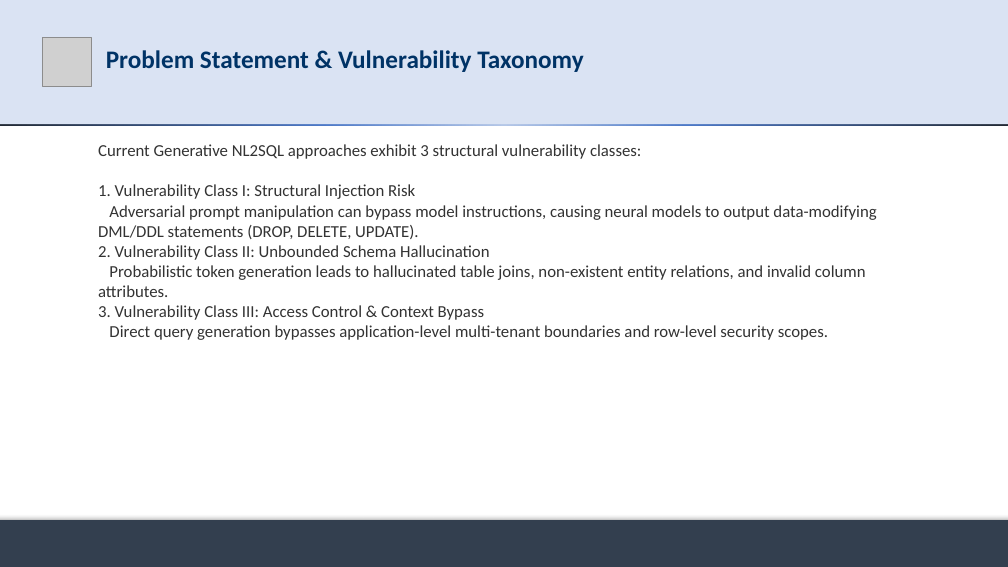
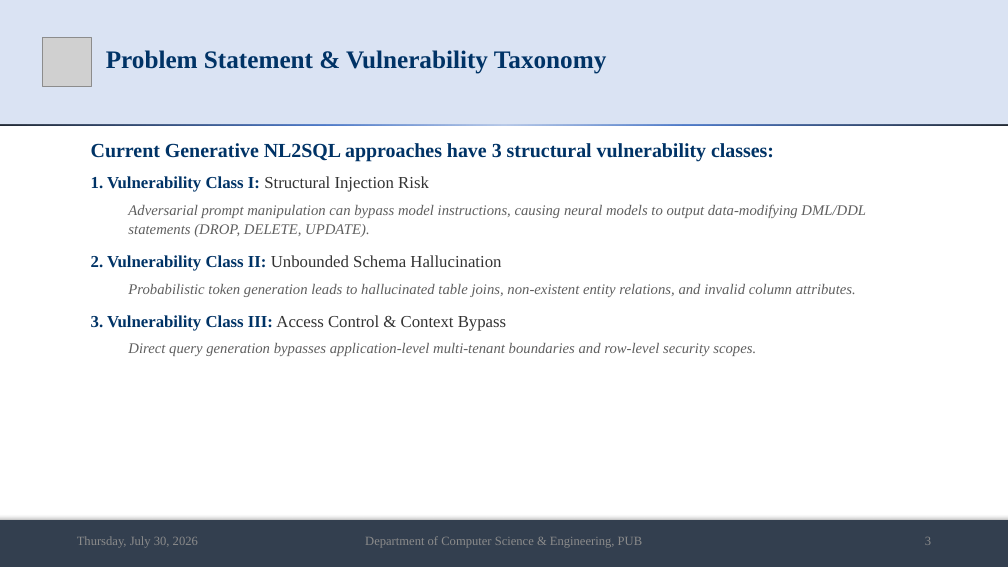
Before and after one commit to md-riaz/AEGIS-Research, a slide deck: slide 3 of docs/scripts/Md_Riaz_Mid_Defense_Final_0322310105101024.pptx. Drawn at 1008x567 pixels with LibreOffice and Linux fonts; fonts in the diff are those of the drawing; grey boxes stand for pictures. Boxes give left, top, right and bottom in pixels: in the first picture for what was removed or moved away, otherwise in the second. Text is boxed around its words. In the diff, an @@ line names an element or a change of style, - is before the commit and + after.

Commit message:
feat(presentation): fix template compliance and redesign mid-defense deck
Template compliance (docs/scripts/generate_riaz_presentation.py):
- Apply Times New Roman across every run to match the university
  template's typography instead of the default theme font.
- Clone the template's Date/Footer/SlideNumber placeholders onto every
  content slide (they were defined on the layout but never populated).
- Add the department/university affiliation line and supervisor credit
  (Mst. Sahela Rahman) to the title slide.
- Recolor the architecture diagram's accent green to the theme's
  actual accent6 (#70AD47).

Visual redesign:
- Rebuild the title slide layout: eyebrow line below the logo, title
  centered in the header band, presenter block spaced out in the white
  area below (previously all cramped into one dense paragraph).
- Rewrite add_bullet_text to render real typographic hierarchy -
  bold section headers, bold "Label:" lead-ins split from their
  descriptions, italic sub-detail lines, and monospace styling for the
  JSON snippet - replacing the old flat wall-of-text look.
- Add table styling helper (vertical-center, margins, zebra rows)
  across all four data tables.
- Center the 7-stage pipeline diagram and its legend on the slide, and
  fix an awkward mid-word wrap on stage 1's label.
- Swap "exhibit" for plainer student wording.

Regenerated the .pptx and re-rendered slides_rendered/*.PNG via
PowerPoint COM for the updated deck.

```diff
--- a/docs/scripts/Md_Riaz_Mid_Defense_Final_0322310105101024.pptx
+++ b/docs/scripts/Md_Riaz_Mid_Defense_Final_0322310105101024.pptx
@@ title "Problem Statement & Vulnerability Taxonomy" at <box>106,50,607,74</box>: font Calibri to Times New Roman @@
@@ text at <box>91,143,774,162</box>: text changed; size 16 to 19 pt; font Calibri to Times New Roman; text colour #333333 to #003366; bold on @@
-Current Generative NL2SQL approaches exhibit 3 structural vulnerability classes:
+Current Generative NL2SQL approaches have 3 structural vulnerability classes:
@@ text at <box>91,176,866,356</box>: font Calibri to Times New Roman in "1. Vulnerability Class I: Structural Injection Risk", "Adversarial prompt manipulation can bypass model instruction ...", "2. Vulnerability Class II: Unbounded Schema Hallucination", "Probabilistic token generation leads to hallucinated table ..." and 2 more places; text colour #333333 to #003366, bold on in "1. Vulnerability Class I:", "2. Vulnerability Class II:", "3. Vulnerability Class III:"; size 16 to 14 pt, text colour #333333 to #5F5F5F, italic on in "Adversarial prompt manipulation can bypass model instruction ...", "Probabilistic token generation leads to hallucinated table ...", "Direct query generation bypasses application-level multi-ten ..."; indent changed; line spacing 1 to 1.08; more space between paragraphs @@
@@ text added at <box>77,536,198,548</box>, 12 pt, text #8C8C8C @@
+Thursday, July 30, 2026
@@ text added at <box>365,536,642,548</box>, 12 pt, text #8C8C8C @@
+Department of Computer Science & Engineering, PUB
@@ text added at <box>925,537,931,545</box>, 12 pt, text #8C8C8C @@
+3
```
Also in this commit, not shown: 17 other slides changed, 19 other files.
